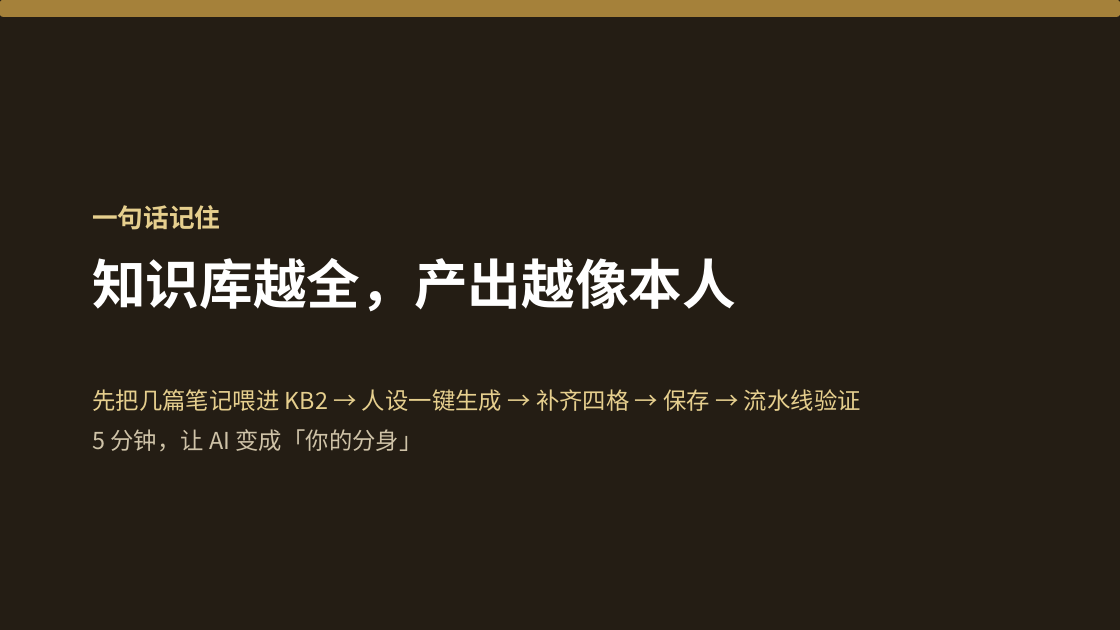
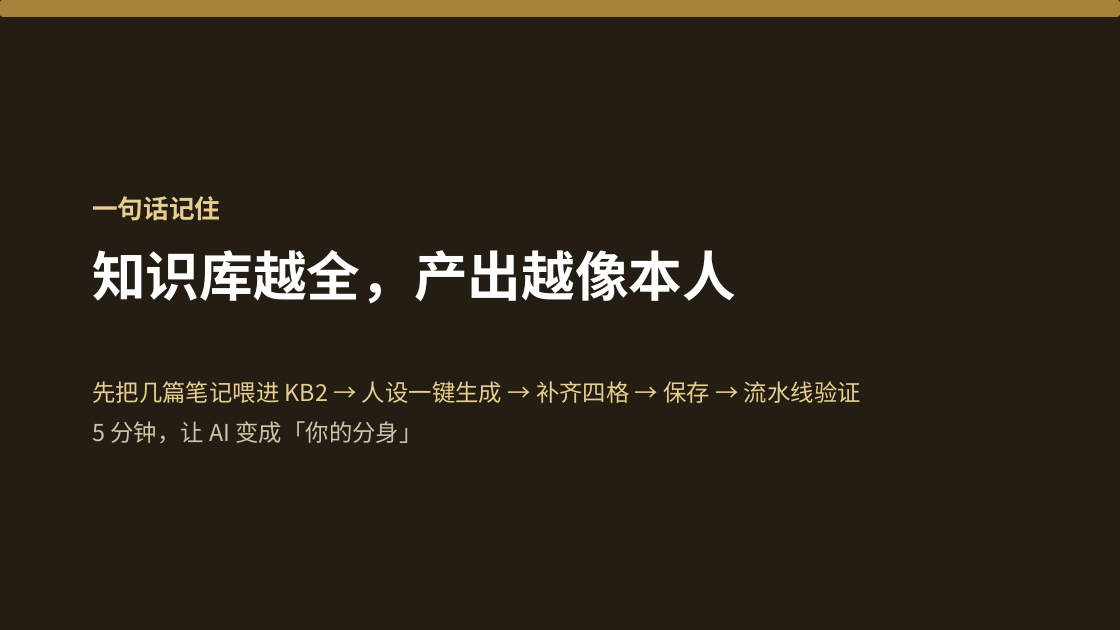
Before and after one commit to yonglin22/xhsneirongshengcheng, a slide deck: slide 12 of 教学-智能体知识库录入.pptx (slide 11 before the commit). Drawn at 1120x630 pixels with LibreOffice and Linux fonts; fonts in the diff are those of the drawing. Boxes give left, top, right and bottom in pixels: in the first picture for what was removed or moved away, otherwise in the second. Text is boxed around its words. In the diff, an @@ line names an element or a change of style, - is before the commit and + after.

```diff
--- a/教学-智能体知识库录入.pptx
+++ b/教学-智能体知识库录入.pptx
@@ text "一句话记住": place and size @@
-text "一句话记住" at (92,205,736,312)
+text "一句话记住" at (92,196,736,304)
@@ text "先把几篇笔记喂进 KB2 → 人设一键生成 → ...": place and size @@
-text "先把几篇笔记喂进 KB2 → 人设一键生成 → ..." at (92,389,861,451)
+text "先把几篇笔记喂进 KB2 → 人设一键生成 → ..." at (92,381,861,443)
```
Also in this commit, not shown: 10 other slides changed, 1 slide added.
